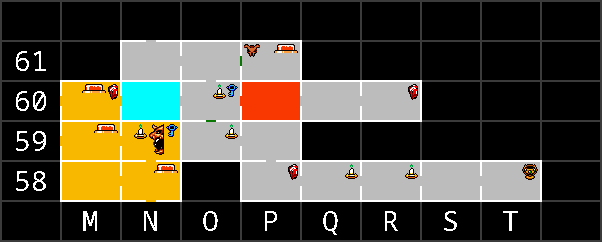
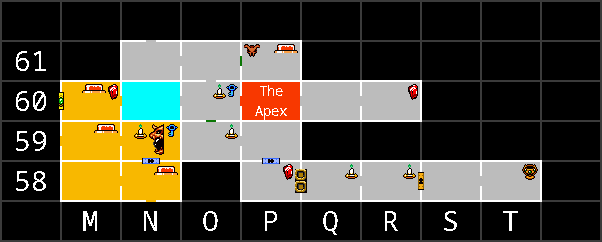
Revision of a layered (602, 242) image; what changed, layer by layer:
added layer "Labels" above "Icons" over [255, 85, 287, 120]
painted on "Icons" over [58, 92, 424, 193]